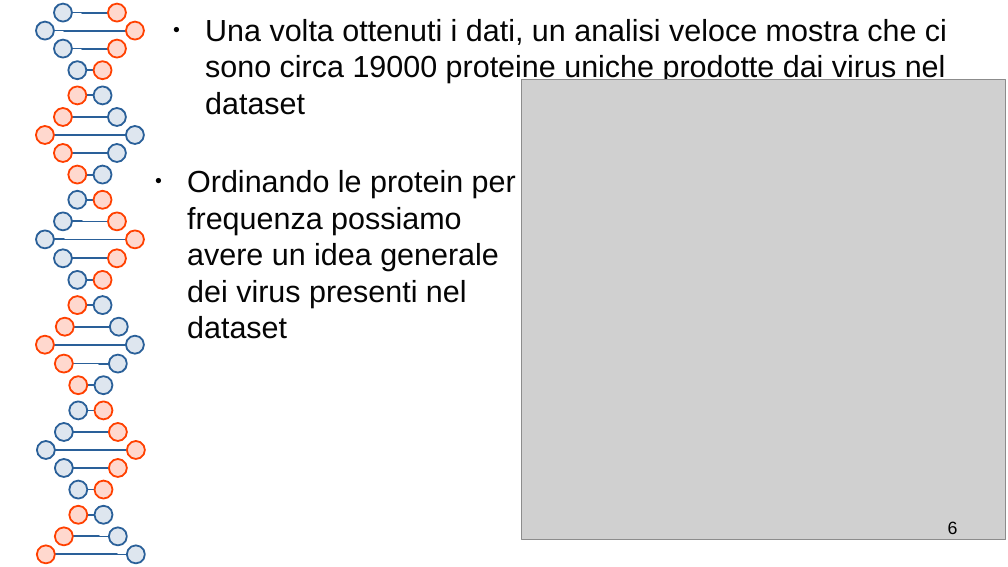
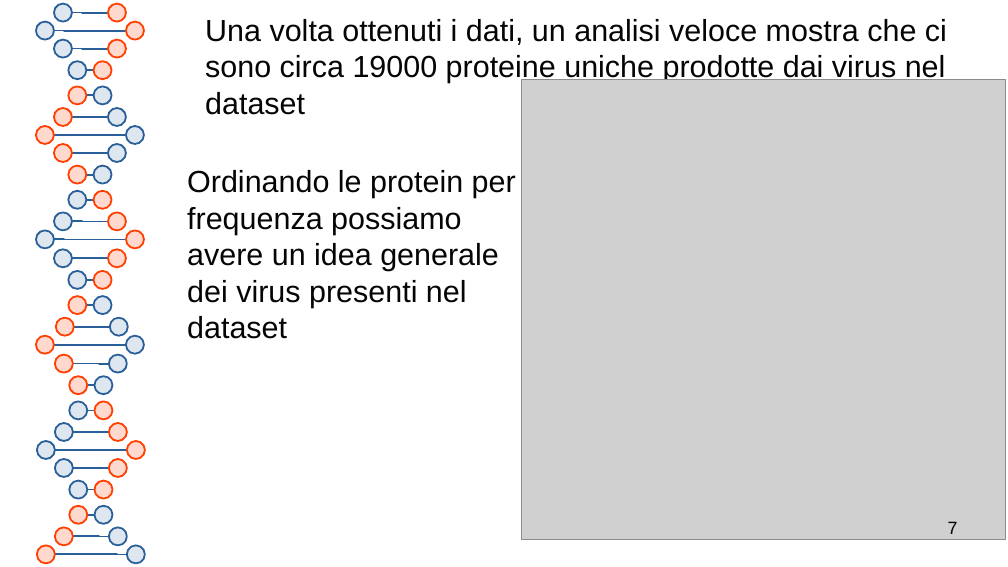
Before and after one commit to MT886505/IA-2022-2023, a slide deck: slide 7 of MT886505.odp (slide 6 before the commit). Drawn at 1008x567 pixels with LibreOffice and Linux fonts; fonts in the diff are those of the drawing; grey boxes stand for pictures. Boxes give left, top, right and bottom in pixels: in the first picture for what was removed or moved away, otherwise in the second. Text is boxed around its words. In the diff, an @@ line names an element or a change of style, - is before the commit and + after.

```diff
--- a/MT886505.odp
+++ b/MT886505.odp
@@ text "Una volta ottenuti i dati, ..." at [205,19,947,115]: bullet ● to none @@
@@ text "Ordinando le protein per frequenza ..." at [187,170,516,339]: bullet ● to none @@
@@ page number at [948,521,958,534]: text changed @@
-6
+7
```
Also in this commit, not shown: 7 other slides changed, 3 slides added, 1 other file.
